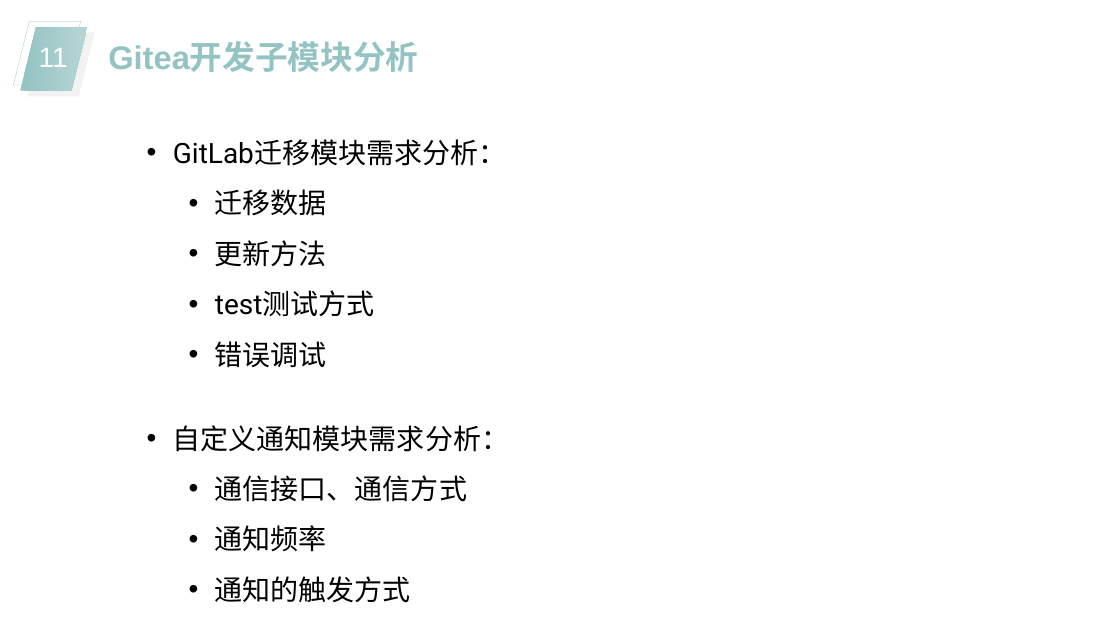
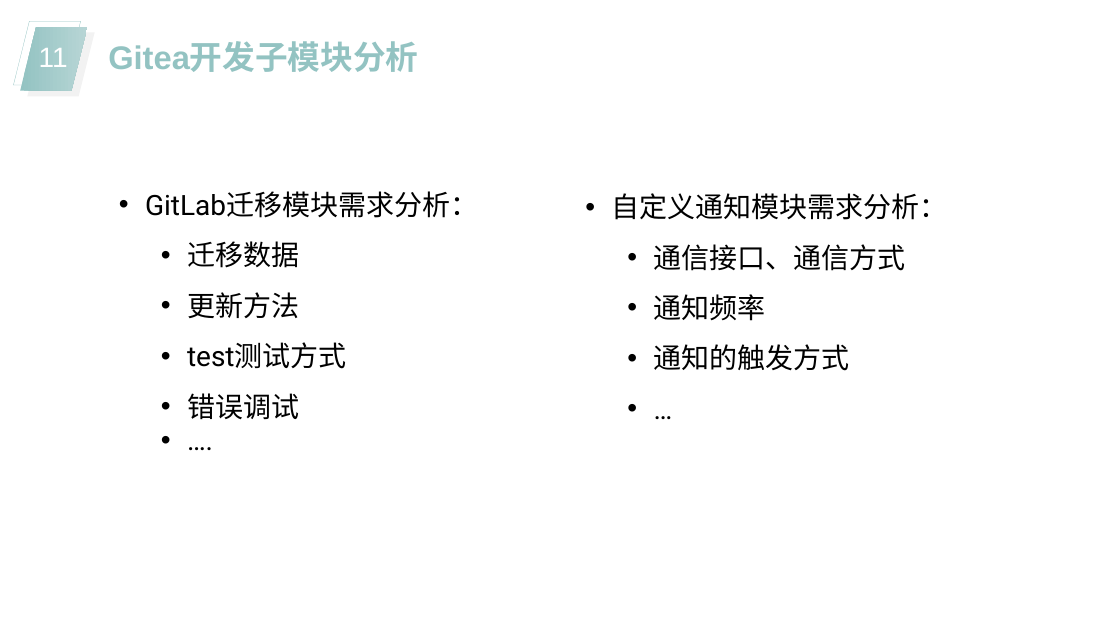
Before and after one commit to bhsei/20_F, a slide deck: slide 11 of 2-课堂汇报/实验一汇报_麦梓健.pptx. Drawn at 1120x630 pixels with LibreOffice and Linux fonts; fonts in the diff are those of the drawing. Boxes give left, top, right and bottom in pixels: in the first picture for what was removed or moved away, otherwise in the second. Text is boxed around its words. In the diff, an @@ line names an element or a change of style, - is before the commit and + after.

```diff
--- a/2-课堂汇报/实验一汇报_麦梓健.pptx
+++ b/2-课堂汇报/实验一汇报_麦梓健.pptx
@@ text "GitLab迁移模块需求分析：": place and size @@
-text "GitLab迁移模块需求分析：" at [173,139,509,603]
+text "GitLab迁移模块需求分析：" at [145,191,478,420]
@@ text added at [612,193,948,371], 24 pt, text #000000 @@
+• 自定义通知模块需求分析：
+  • 通信接口、通信方式
+  • 通知频率
+  • 通知的触发方式
+  • …
@@ text at [173,425,509,603]: text changed @@
-• 自定义通知模块需求分析：
-  • 通信接口、通信方式
-  • 通知频率
-  • 通知的触发方式
+  • ….
```
Also in this commit, not shown: 3 other slides changed, 2 slides added, 2 other files.
